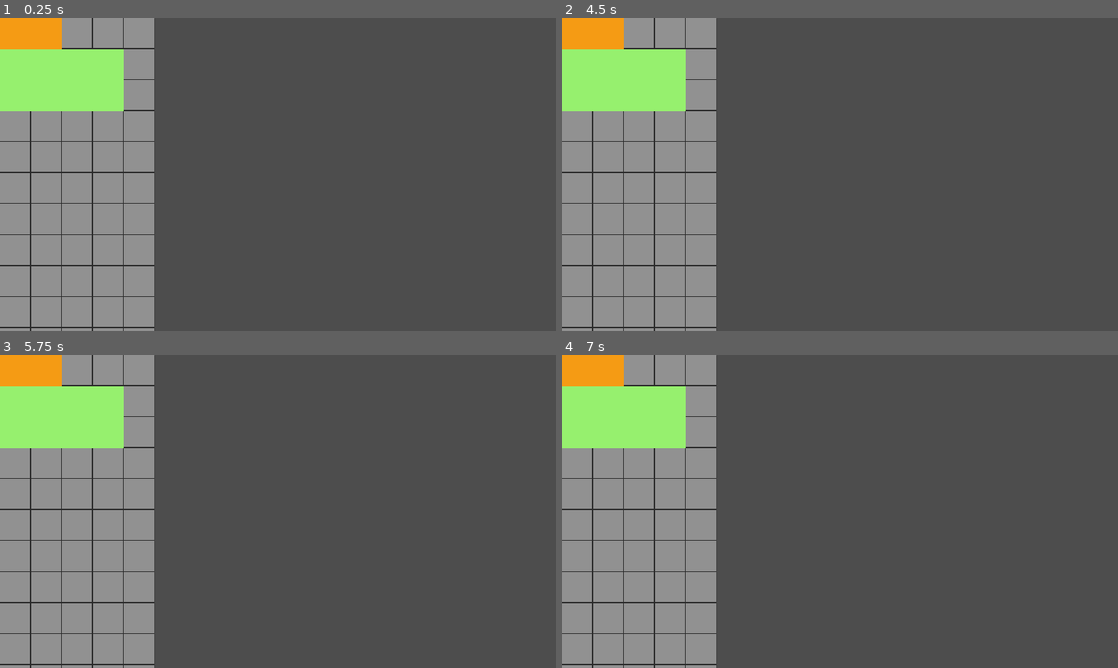
Above: before the commit, frames 1-4 (two rows, left to right).
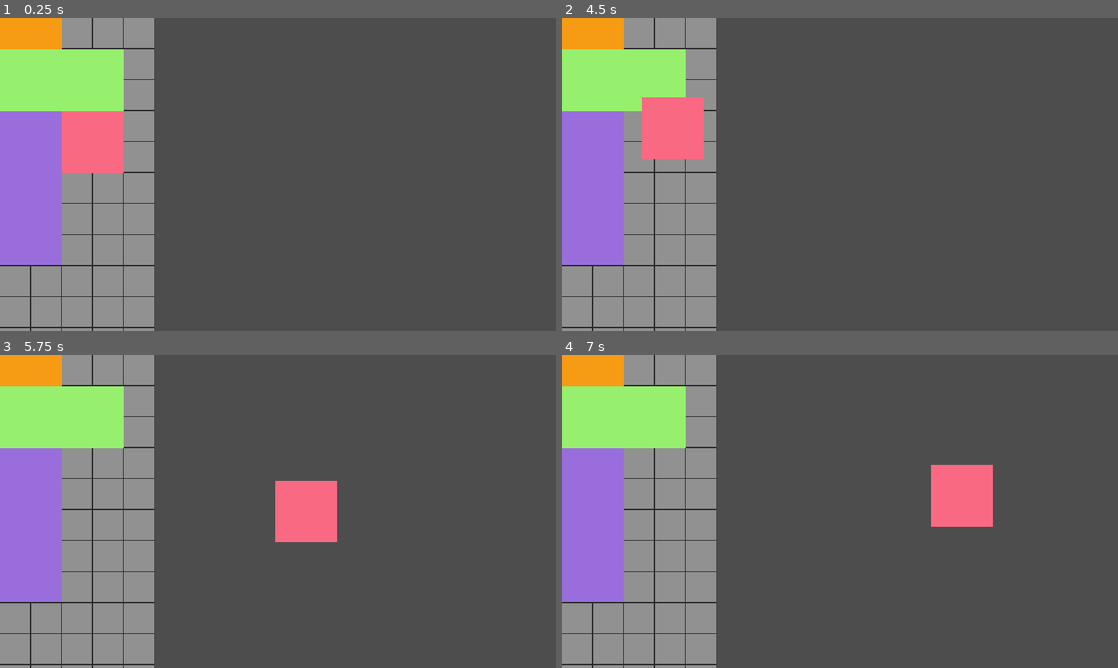
Above: after the commit, the same moments.

Repository: lewanm/Grupo-2-EIS-Unahur
Game: Godot game, scene res://Grilla/Objetos/grilla.tscn
Two runs of this game, one before a commit and one after it. Both use one fixed random seed, a clock stepped at 60 frames per second and the inputs below.
Inputs (mouse positions are in pixels of both pictures, inside the frame that each line leads up to):
- Up to frame 1 (0.25 s): no input
- Up to frame 2 (4.5 s): tap Enter at 0.5, 2, 3.5 s; move the mouse to (639, 249) at 0.52 s; tap R every 0.75 s from 0.6 to 4.35 s; click (639, 249) at 0.67 s; tap Space at 1.25, 2.75, 4.25 s; move the mouse to (728, 190) at 1.27 s; click (728, 190) at 1.42 s; move the mouse to (895, 105) at 2.02 s; click (895, 105) at 2.17 s; move the mouse to (812, 237) at 2.77 s; click (812, 237) at 2.92 s; move the mouse to (1006, 221) at 3.52 s; click (1006, 221) at 3.67 s; move the mouse to (673, 127) at 4.27 s; click (673, 127) at 4.42 s
- Up to frame 3 (5.75 s): move the mouse to (305, 511) at 5.02 s; tap R at 5.1 s; click (305, 511) at 5.17 s
- Up to frame 4 (7 s): move the mouse to (756, 433) at 5.77 s; tap R at 5.85, 6.6 s; click (756, 433) at 5.92 s; move the mouse to (962, 495) at 6.52 s; click (962, 495) at 6.67 s

The runs differ from the first frame. In frame 1, 7.7% of the frame differs, in the area x 0-23%, y 29-79%; in frame 2, 7.7%; in frame 3, 7.6%; in frame 4, 7.7%.

Commit message:
Primer implementación de grilla de inventario

Diff:
--- a/Grilla/Objetos/grilla.tscn
+++ b/Grilla/Objetos/grilla.tscn
@@ -7,6 +7,8 @@
 [ext_resource type="Script" uid="uid://x0iaucbqh0di" path="res://Grilla/Scripts/Datos/item_data.gd" id="2_rf6od"]
 [ext_resource type="Texture2D" uid="uid://cedlxvu4ewphr" path="res://Grilla/Assets/ItemOrange.png" id="3_egqu4"]
 [ext_resource type="Texture2D" uid="uid://li0nllsmjtjq" path="res://Grilla/Assets/ItemGreen.png" id="4_s6ksn"]
+[ext_resource type="Texture2D" uid="uid://0sno1oi6ly57" path="res://Grilla/Assets/ItemPurple.png" id="5_8icrg"]
+[ext_resource type="Texture2D" uid="uid://cw5d8287sq6a8" path="res://Grilla/Assets/ItemPink.png" id="6_qxa1s"]
 
 [sub_resource type="Resource" id="Resource_rf6od"]
 script = ExtResource("2_rf6od")
@@ -20,6 +22,20 @@
 nombre = "GreenItem"
 texture = ExtResource("4_s6ksn")
 dimensiones = Vector2i(4, 2)
+metadata/_custom_type_script = "uid://x0iaucbqh0di"
+
+[sub_resource type="Resource" id="Resource_auoqk"]
+script = ExtResource("2_rf6od")
+nombre = "PurpleItem"
+texture = ExtResource("5_8icrg")
+dimensiones = Vector2i(2, 5)
+metadata/_custom_type_script = "uid://x0iaucbqh0di"
+
+[sub_resource type="Resource" id="Resource_s6ksn"]
+script = ExtResource("2_rf6od")
+nombre = "PinkItem"
+texture = ExtResource("6_qxa1s")
+dimensiones = Vector2i(2, 2)
 metadata/_custom_type_script = "uid://x0iaucbqh0di"
 
 [node name="InventarioGrilla" type="Control" unique_id=639028448]
@@ -36,7 +52,7 @@
 offset_right = 40.0
 offset_bottom = 40.0
 script = ExtResource("1_efp76")
-items = Array[ExtResource("2_rf6od")]([SubResource("Resource_rf6od"), SubResource("Resource_egqu4")])
+items = Array[ExtResource("2_rf6od")]([SubResource("Resource_rf6od"), SubResource("Resource_egqu4"), SubResource("Resource_auoqk"), SubResource("Resource_s6ksn")])
 item_scene = ExtResource("2_fq556")
 
 [node name="Grilla" type="GridContainer" parent="Inventario" unique_id=662261994]
--- a/Grilla/Scripts/Visual/grilla.gd
+++ b/Grilla/Scripts/Visual/grilla.gd
@@ -49,7 +49,7 @@
 func _soltar_item(item_agarrado: Node) -> void:
 	var punto = Vector2i(item_agarrado.ancla) + Vector2i.ONE * (TAMAÑO_SLOT / 2)
 	var index = get_index_casilla_desde_coordenadas(punto)
-	if index == -1 or not item_entra(index, item_agarrado.data.dimensiones):
+	if index == -1 or not item_entra(index, item_agarrado.dimensiones):
 		return
 	llenar_data_casilla(item_agarrado, index)
 	item_agarrado.colocar(get_coordenadas_desde_index_casilla(index))
@@ -58,7 +58,7 @@
 func intentar_agregar_item_data(item: Node) -> bool:
 	var index_casilla: int = 0
 	while index_casilla < data_casilla.size():
-		if item_entra(index_casilla, item.data.dimensiones):
+		if item_entra(index_casilla, item.dimensiones):
 			break
 		index_casilla += 1
 	if index_casilla >= data_casilla.size():
@@ -70,8 +70,8 @@
 
 
 func llenar_data_casilla(item: Node, index: int) -> void:
-	for y in item.data.dimensiones.y:
-		for x in item.data.dimensiones.x:
+	for y in item.dimensiones.y:
+		for x in item.dimensiones.x:
 			data_casilla[index + x + y * columns] = item
 
 
--- a/Grilla/Scripts/Visual/item.gd
+++ b/Grilla/Scripts/Visual/item.gd
@@ -1,13 +1,24 @@
 extends Sprite2D
 
 const TAMAÑO_SLOT: int = 64
+const DURACION_ROTACION: float = 0.1
 
 var data: ItemData = null
 var esta_agarrado: bool = false
+var pasos_rotacion: int = 0
+
+var _grados_objetivo: float = 0.0
+var _tween: Tween
+
+var dimensiones: Vector2i:
+	get():
+		if pasos_rotacion % 2 == 1:
+			return Vector2i(data.dimensiones.y, data.dimensiones.x)
+		return data.dimensiones
 
 var tamaño: Vector2:
 	get():
-		return Vector2(data.dimensiones) * TAMAÑO_SLOT
+		return Vector2(dimensiones) * TAMAÑO_SLOT
 
 var ancla: Vector2:
 	get():
@@ -17,12 +28,26 @@
 func _ready() -> void:
 	if data and data.texture:
 		texture = data.texture
-		scale = tamaño / texture.get_size()
+		scale = Vector2(data.dimensiones) * TAMAÑO_SLOT / texture.get_size()
 
 
 func _process(_delta: float) -> void:
 	if esta_agarrado:
 		global_position = get_global_mouse_position()
+
+
+func _unhandled_input(event: InputEvent) -> void:
+	if esta_agarrado and event is InputEventKey and event.pressed and not event.echo and event.keycode == KEY_R:
+		rotar()
+
+
+func rotar() -> void:
+	pasos_rotacion = (pasos_rotacion + 1) % 4
+	_grados_objetivo += 90.0
+	if _tween:
+		_tween.kill()
+	_tween = create_tween()
+	_tween.tween_property(self, "rotation_degrees", _grados_objetivo, DURACION_ROTACION)
 
 
 func set_posicion_inicial(pos: Vector2) -> void:
Not shown, added: Grilla/Objetos/grilla.tscn15011273565.tmp
